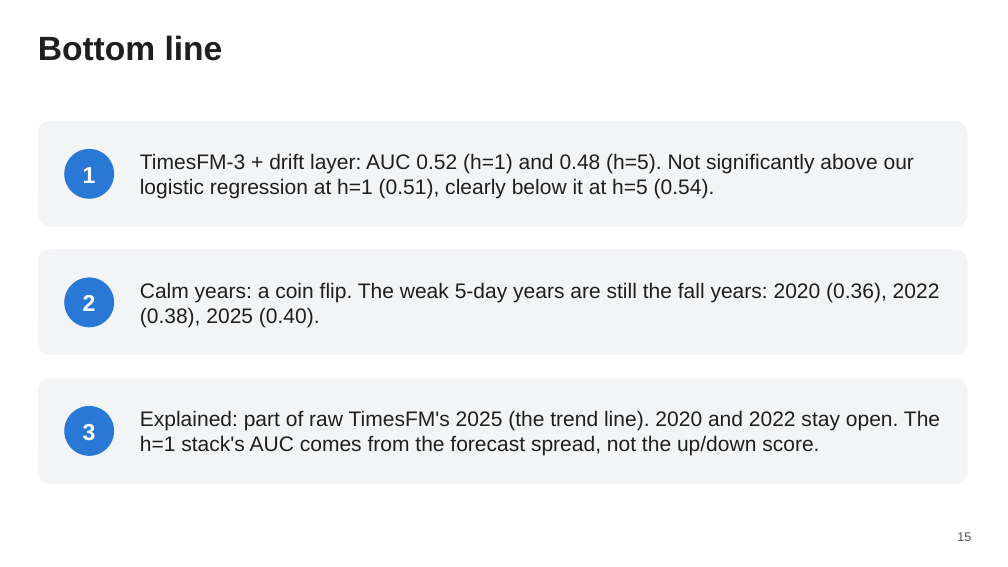
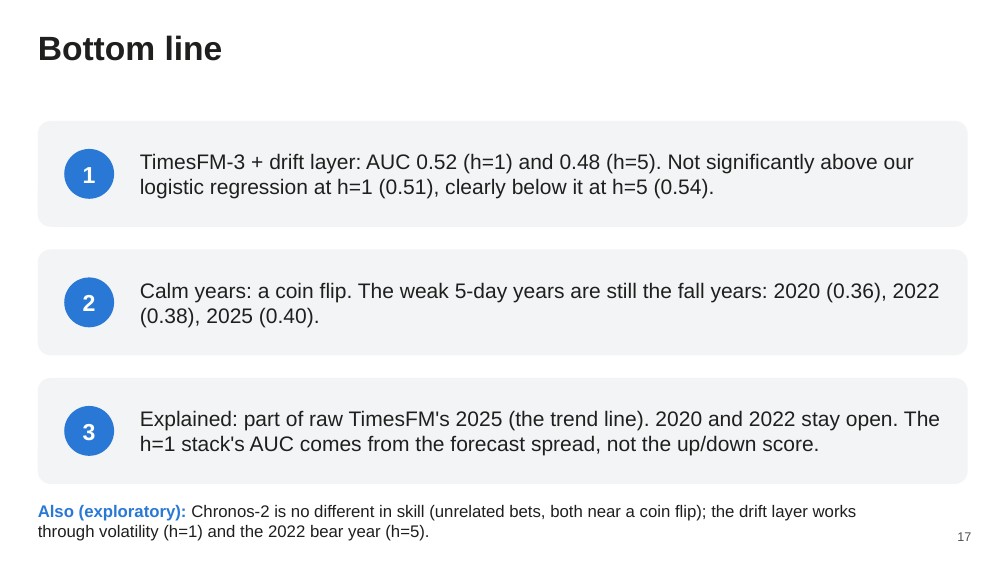
Before and after one commit to AmauryJayr/Predicting-SP500, a slide deck: slide 17 of timesfm3_experiment/slides/timesfm3_slides.pptx (slide 15 before the commit). Drawn at 1008x567 pixels with LibreOffice and Linux fonts; fonts in the diff are those of the drawing. Boxes give left, top, right and bottom in pixels: in the first picture for what was removed or moved away, otherwise in the second. Text is boxed around its words. In the diff, an @@ line names an element or a change of style, - is before the commit and + after.

```diff
--- a/timesfm3_experiment/slides/timesfm3_slides.pptx
+++ b/timesfm3_experiment/slides/timesfm3_slides.pptx
@@ text added at [38, 505, 857, 541], 16 pt, text #1F1F1E @@
+Also (exploratory): Chronos-2 is no different in skill (unrelated bets, both near a coin flip); the drift layer works through volatility (h=1) and the 2022 bear year (h=5).
@@ text at [957, 532, 971, 541]: text changed @@
-15
+17
```
Also in this commit, not shown: 3 other slides changed, 2 slides added, 8 other files.
